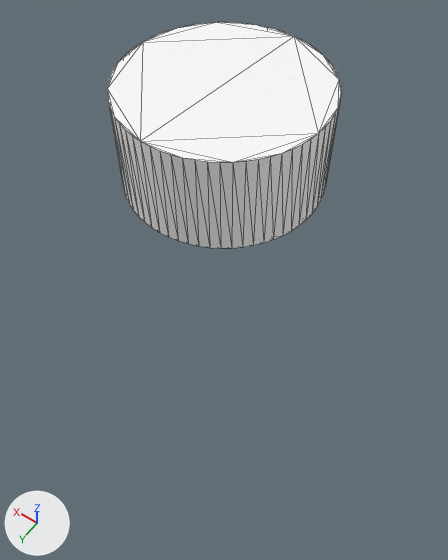
The glTF model public/models/Pompidou/WHITE_OFF.glb as it was, and as the next commit left it.
Before and after are seen from a 50 mm lens placed at (-0.134, 0.188, 0.549), pointed at (0.016, -0.023, 0.217). Every picture has the same lights, and +X, +Y and +Z are marked at lower left. Mesh edges are drawn as thin lines. Where no turn or scale is listed for an object, it has been applied to the vertices.

In view in the first picture: 'INNER_TOP'.
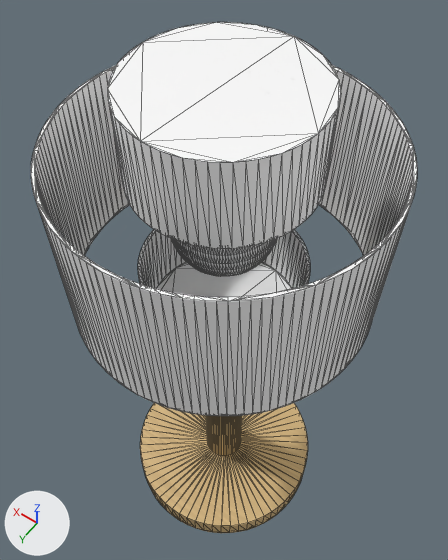
Edits to the scene script, one JSON object a line:
```json
{"op": "add", "block": "img_wood048_1k_color_overlay", "code": ["img_wood048_1k_color_overlay = load_image('Wood048_1K_Color_OVERLAY', '_unpacked/Wood048_1K_Color_OVERLAY', 1024, 1024, 'sRGB')"]}
{"op": "add", "block": "img_wood048_1k_normalgl", "code": ["img_wood048_1k_normalgl = load_image('Wood048_1K_NormalGL', '_unpacked/Wood048_1K_NormalGL', 1024, 1024, 'Non-Color')"]}
{"op": "add", "block": "img_wood048_1k_roughness", "code": ["img_wood048_1k_roughness = load_image('Wood048_1K_Roughness', '_unpacked/Wood048_1K_Roughness', 1024, 1024, 'Non-Color')"]}
{"op": "add", "block": "mat_plastic_shell_green", "code": ["mat_plastic_shell_green = bpy.data.materials.new('PLASTIC_SHELL_GREEN')", "# uses the picture img_plastic010_1k_color_white", "# uses the picture img_plastic010_1k_roughness"]}
{"op": "add", "block": "mat_base", "code": ["mat_base = bpy.data.materials.new('BASE')", "# uses the picture img_wood048_1k_color_overlay", "# uses the picture img_wood048_1k_normalgl", "# uses the picture img_wood048_1k_roughness"]}
{"op": "add", "block": "me_sphere", "code": ["me_sphere = bpy.data.meshes.new('Sphere')", "me_sphere.from_pydata(...)  # 1922 vertices, 3840 faces; spans x -0.03..0.03, y -0.03..0.03, z -0.03..0.03", "me_sphere.materials.append(mat_plastic_inner)"]}
{"op": "add", "block": "me_cylinder_005", "code": ["me_cylinder_005 = bpy.data.meshes.new('Cylinder.005')", "me_cylinder_005.from_pydata(...)  # 512 vertices, 1024 faces; spans x -0.09..0.09, y -0.09..0.09, z -0.05..0.05", "me_cylinder_005.materials.append(mat_plastic_shell_green)"]}
{"op": "add", "block": "me_cylinder_003", "code": ["me_cylinder_003 = bpy.data.meshes.new('Cylinder.003')", "me_cylinder_003.from_pydata(...)  # 256 vertices, 508 faces; spans x -0.05..0.05, y -0.05..0.05, z -0.025..0.025", "me_cylinder_003.materials.append(mat_plastic_inner)"]}
{"op": "add", "block": "me_cylinder_002", "code": ["me_cylinder_002 = bpy.data.meshes.new('Cylinder.002')", "me_cylinder_002.from_pydata(...)  # 256 vertices, 508 faces; spans x -0.075..0.075, y -0.075..0.075, z -0.01..0.21", "me_cylinder_002.materials.append(mat_base)"]}
{"op": "add", "block": "ob_bulb", "code": ["ob_bulb = bpy.data.objects.new('BULB', me_sphere)", "ob_bulb.location = (0.0, 0.0, 0.305)"]}
{"op": "add", "block": "ob_shell", "code": ["ob_shell = bpy.data.objects.new('SHELL', me_cylinder_005)", "ob_shell.location = (0.0, 0.0, 0.305)"]}
{"op": "add", "block": "ob_inner_bot", "code": ["ob_inner_bot = bpy.data.objects.new('INNER_BOT', me_cylinder_003)", "ob_inner_bot.location = (0.0, 0.0, 0.245)"]}
{"op": "add", "block": "ob_base", "code": ["ob_base = bpy.data.objects.new('BASE', me_cylinder_002)", "ob_base.location = (0.0, 0.0, 0.01)"]}
```

Boxes [x1, y1, x2, y2] around the edits, measured in the pictures (448 x 560 px):
```json
{"object": "SHELL", "change": "added", "after": [31, 65, 417, 416]}
{"object": "BASE", "change": "added", "after": [140, 403, 308, 533]}
{"object": "INNER_BOT", "change": "added", "after": [138, 230, 310, 297]}
{"object": "BULB", "change": "added", "after": [171, 238, 277, 276]}
```
